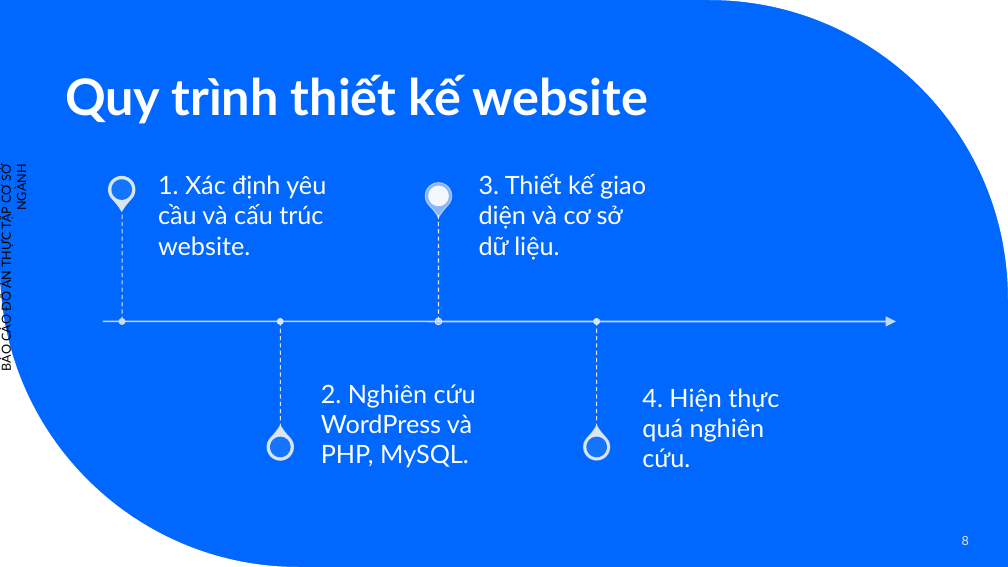
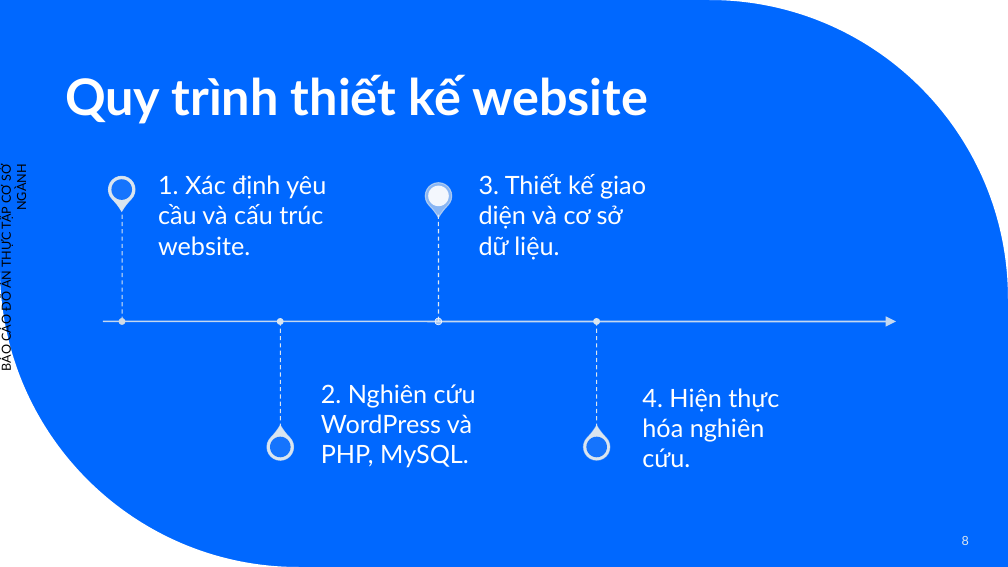
Before and after one commit to TrangThanhHieu/csn-da21ttb-trangthanhhieu-timhieuvathietkewebminhhoa-wordpress, a slide deck: slide 8 of thesis/csn-da21ttb-TrangThanhHieu.pptx. Drawn at 1008x567 pixels with LibreOffice and Linux fonts; fonts in the diff are those of the drawing. Boxes give left, top, right and bottom in pixels: in the first picture for what was removed or moved away, otherwise in the second. Text is boxed around its words. In the diff, an @@ line names an element or a change of style, - is before the commit and + after.

```diff
--- a/thesis/csn-da21ttb-TrangThanhHieu.pptx
+++ b/thesis/csn-da21ttb-TrangThanhHieu.pptx
@@ text at box(642, 388, 779, 468): text changed @@
-4. Hiện thực quá nghiên cứu.
+4. Hiện thực hóa nghiên cứu.
```
Also in this commit, not shown: 1 other slide changed, 1 other file.
